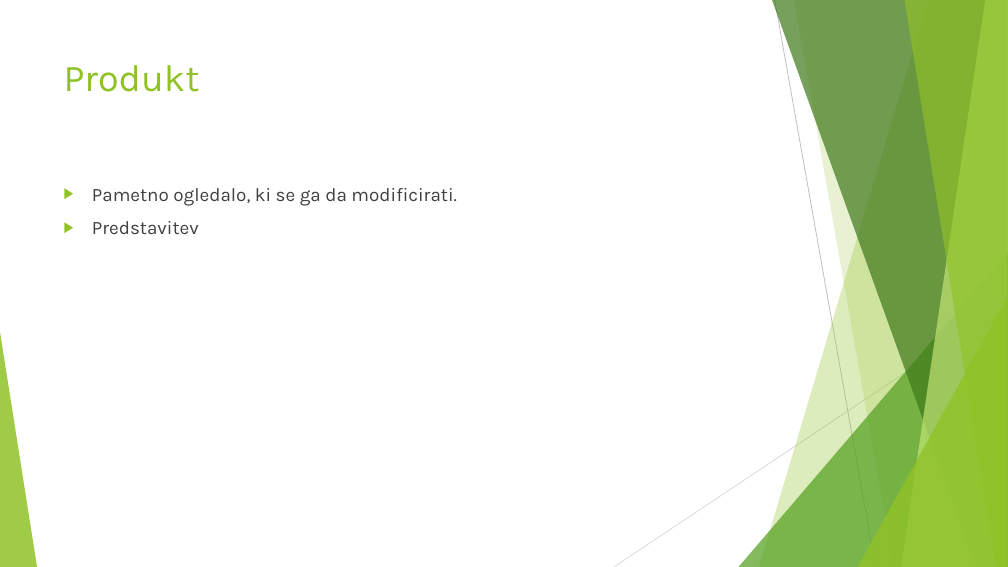
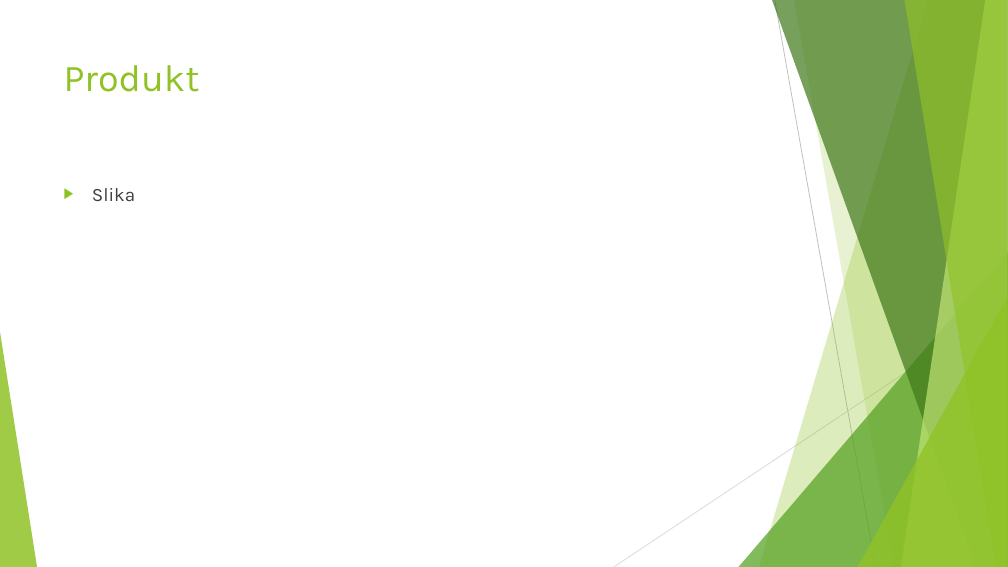
Before and after one commit to Zanz2/IPIRI_MM_RESOURCES, a slide deck: slide 4 of MAGIC-MIRROR_v5.pptx. Drawn at 1008x567 pixels with LibreOffice and Linux fonts; fonts in the diff are those of the drawing. Boxes give left, top, right and bottom in pixels: in the first picture for what was removed or moved away, otherwise in the second. Text is boxed around its words. In the diff, an @@ line names an element or a change of style, - is before the commit and + after.

```diff
--- a/MAGIC-MIRROR_v5.pptx
+++ b/MAGIC-MIRROR_v5.pptx
@@ text at box(92, 188, 135, 201): text changed @@
-▶ Pametno ogledalo, ki se ga da modificirati.
-▶ Predstavitev
+▶ Slika
```
Also in this commit, not shown: 1 other slide changed.
